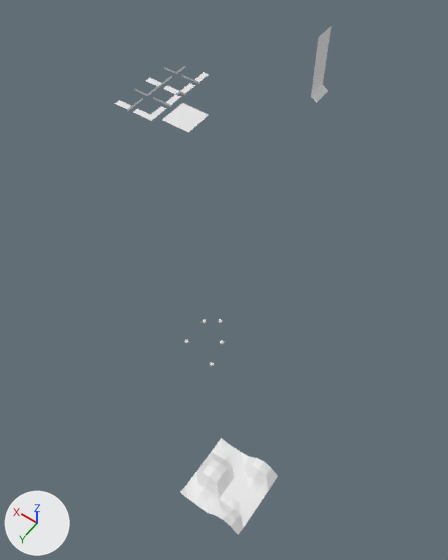
What one commit did to the Blender file code/00template.blend.
Camera for both pictures: a 50 mm camera at (-1.6, 12.2, 16.2) aimed at (6.3, 1.2, -1.1). Lighting does not change. The marker at lower left points along +X, +Y and +Z. The same objects are shown in both versions, whatever each file hides.

The scene before the commit, as lines of its bpy script (objects in view):
```python
ob_floor_center = bpy.data.objects.new('FLOOR_CENTER', me_plane)
ob_floor_center.location = (11.0, -3.0, 0.0)
ob_floor_ememem = bpy.data.objects.new('FLOOR_EMEMEM', me_plane_010)
ob_floor_ememem.location = (14.0, -6.0, 0.0)
ob_floor_ememfl = bpy.data.objects.new('FLOOR_EMEMFL', me_plane_011)
ob_floor_ememfl.location = (14.0, -5.0, 0.0)
ob_floor_emflem = bpy.data.objects.new('FLOOR_EMFLEM', me_plane_009)
ob_floor_emflem.location = (14.0, -4.0, 0.0)
ob_floor_emflfl = bpy.data.objects.new('FLOOR_EMFLFL', me_plane_008)
ob_floor_emflfl.location = (14.0, -3.0, 0.0)
ob_floor_flemem = bpy.data.objects.new('FLOOR_FLEMEM', me_plane_007)
ob_floor_flemem.location = (13.0, -6.0, 0.0)
ob_floor_flemfl = bpy.data.objects.new('FLOOR_FLEMFL', me_plane_006)
ob_floor_flemfl.location = (13.0, -5.0, 0.0)
ob_floor_flflem = bpy.data.objects.new('FLOOR_FLFLEM', me_plane_005)
ob_floor_flflem.location = (13.0, -4.0, 0.0)
ob_wall_flflwa = bpy.data.objects.new('WALL_FLFLWA', me_cube_004)
ob_wall_flflwa.location = (8.1, -8.0, 0.0)
# also in view: 'BROOK_BED' at (2.0, 7.0, -1.2)
```
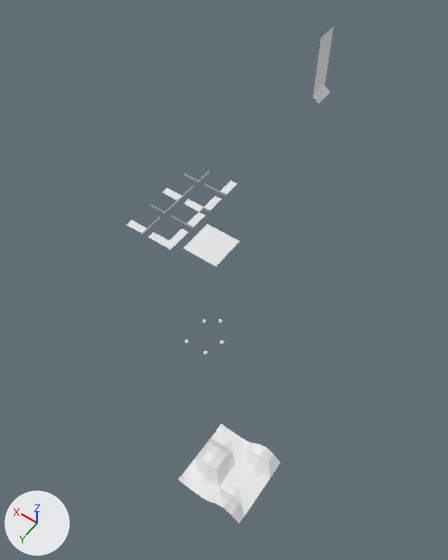
Pixel boxes [x1, y1, x2, y2] of what changed, in the pictures (448 x 560 px):
'BROOK_BED', moved
    before: [180, 438, 278, 535]
    after: [178, 423, 280, 523]
'FLOOR_CENTER', moved
    before: [162, 103, 208, 133]
    after: [183, 224, 240, 266]
'WALL_FLFLWA', moved
    before: [311, 27, 331, 103]
    after: [313, 28, 333, 103]
'FLOOR_FLFLFL', moved
    before: [133, 106, 166, 121]
    after: [149, 229, 188, 250]
'FLOOR_FLEMFL', moved
    before: [163, 83, 195, 95]
    after: [184, 196, 221, 212]
'FLOOR_EMFLFL', moved
    before: [115, 98, 143, 112]
    after: [126, 216, 160, 234]
'FLOOR_FLFLEM', moved
    before: [153, 95, 180, 107]
    after: [171, 212, 205, 229]
'FLOOR_FLEMEM', moved
    before: [181, 72, 209, 84]
    after: [205, 181, 237, 196]
'FLOOR_EMEMFL', moved
    before: [146, 76, 172, 88]
    after: [162, 185, 194, 202]
'FLOOR_EMFLEM', moved
    before: [135, 86, 158, 96]
    after: [150, 201, 177, 213]
'FLOOR_EMEMEM', moved
    before: [164, 65, 186, 74]
    after: [184, 171, 209, 182]

The edits, one by one:
Object 'FLOOR_EMEMFL' (ob_floor_ememfl) moves from (14.0, -5.0, 0.0) to (9.0, 0.0, 0.0).
Object 'FLOOR_EMEMEM' (ob_floor_ememem) moves from (14.0, -6.0, 0.0) to (9.0, -1.0, 0.0).
Object 'FLOOR_EMFLEM' (ob_floor_emflem) moves from (14.0, -4.0, 0.0) to (9.0, 1.0, 0.0).
Object 'FLOOR_EMFLFL' (ob_floor_emflfl) moves from (14.0, -3.0, 0.0) to (9.0, 2.0, 0.0).
Object 'FLOOR_FLEMEM' (ob_floor_flemem) moves from (13.0, -6.0, 0.0) to (8.0, -1.0, 0.0).
Object 'FLOOR_FLEMFL' (ob_floor_flemfl) moves from (13.0, -5.0, 0.0) to (8.0, 0.0, 0.0).
Object 'FLOOR_FLFLEM' (ob_floor_flflem) moves from (13.0, -4.0, 0.0) to (8.0, 1.0, 0.0).
Object 'WALL_FLFLWA' (ob_wall_flflwa) moves from (8.1, -8.0, 0.0) to (8.0, -8.0, 0.0).
Object 'FLOOR_FLFLFL' (ob_floor_flflfl) moves from (13.0, -3.0, 0.0) to (8.0, 2.0, 0.0).
Object 'FLOOR_CENTER' (ob_floor_center) moves from (11.0, -3.0, 0.0) to (6.0, 2.0, 0.0).
Object 'BROOK_BED' (ob_brook_bed) moves from (1.0, 8.0, -4.0) to (1.0, 8.0, -3.0).
